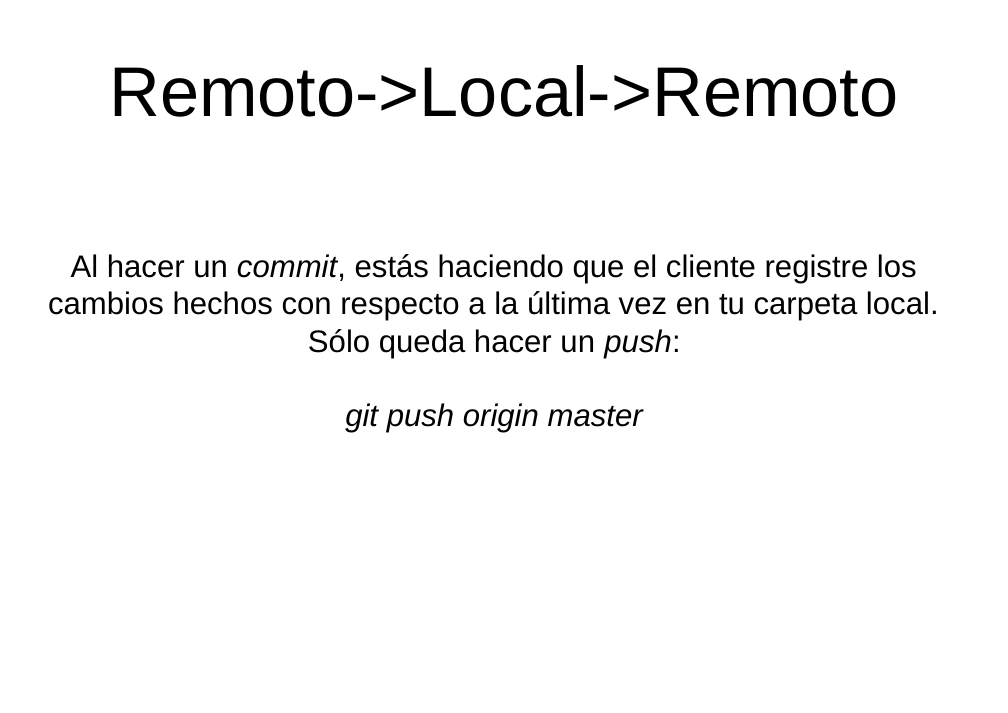
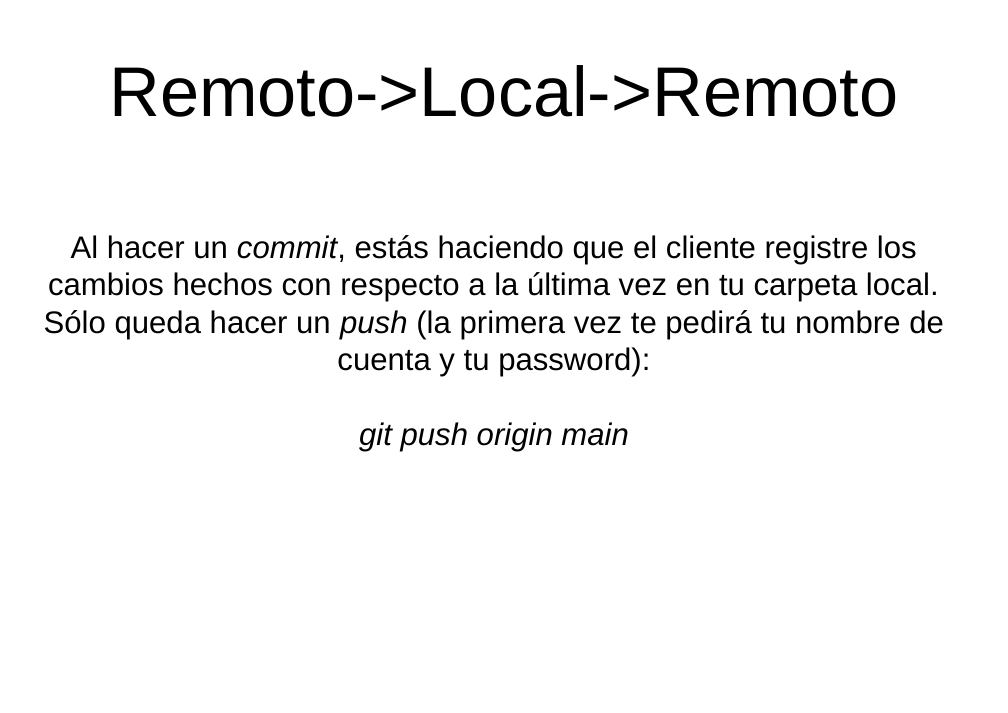
Before and after one commit to clubroboticacr/aprenderGit, a slide deck: slide 37 of presentacionrepositoriosGit.odp. Drawn at 1008x713 pixels with LibreOffice and Linux fonts; fonts in the diff are those of the drawing; background and template pictures are left out. Boxes give left, top, right and bottom in pixels: in the first picture for what was removed or moved away, otherwise in the second. Text is boxed around its words. In the diff, an @@ line names an element or a change of style, - is before the commit and + after.

Commit message:
Mi primer commit

```diff
--- a/presentacionrepositoriosGit.odp
+++ b/presentacionrepositoriosGit.odp
@@ subtitle at [44,235,944,451]: text changed @@
-Al hacer un commit, estás haciendo que el cliente registre los cambios hechos con respecto a la última vez en tu carpeta local. Sólo queda hacer un push:
-git push origin master
+Al hacer un commit, estás haciendo que el cliente registre los cambios hechos con respecto a la última vez en tu carpeta local. Sólo queda hacer un push (la primera vez te pedirá tu nombre de cuenta y tu password):
+git push origin main
```
Also in this commit, not shown: 9 slides added.
